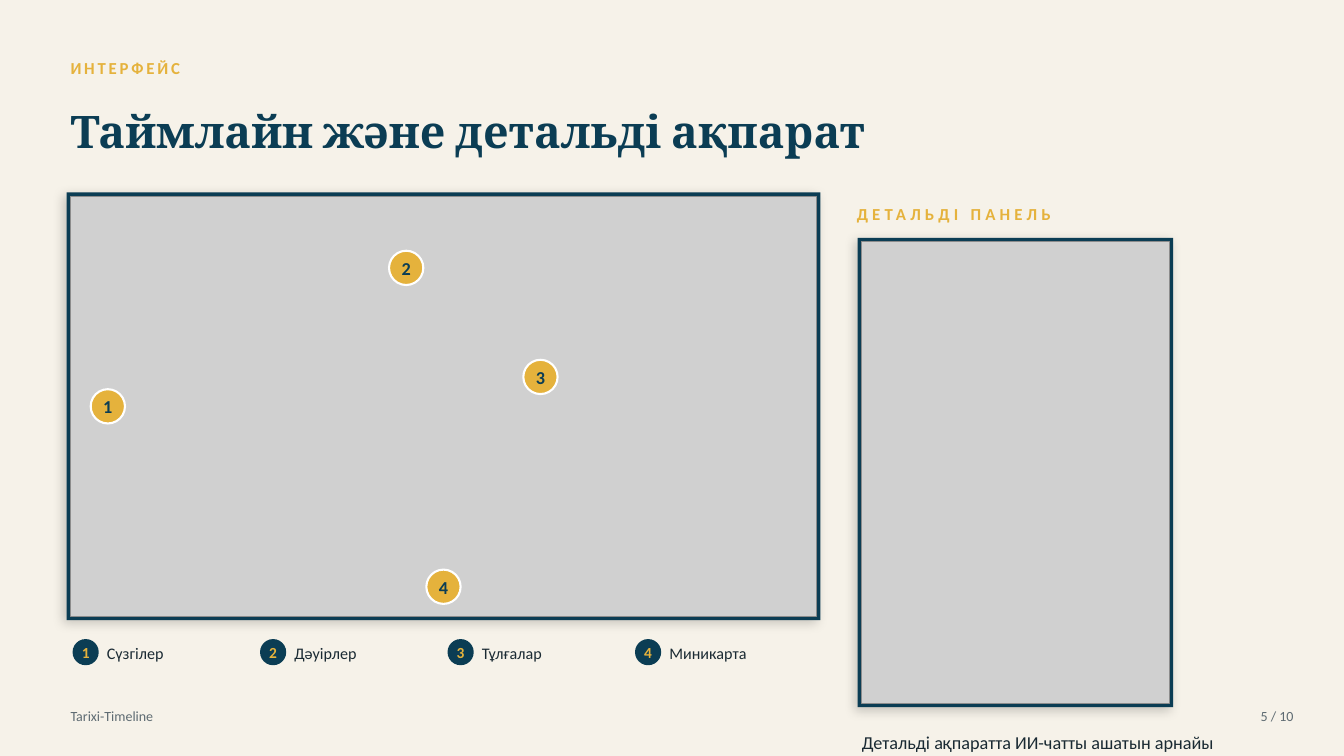
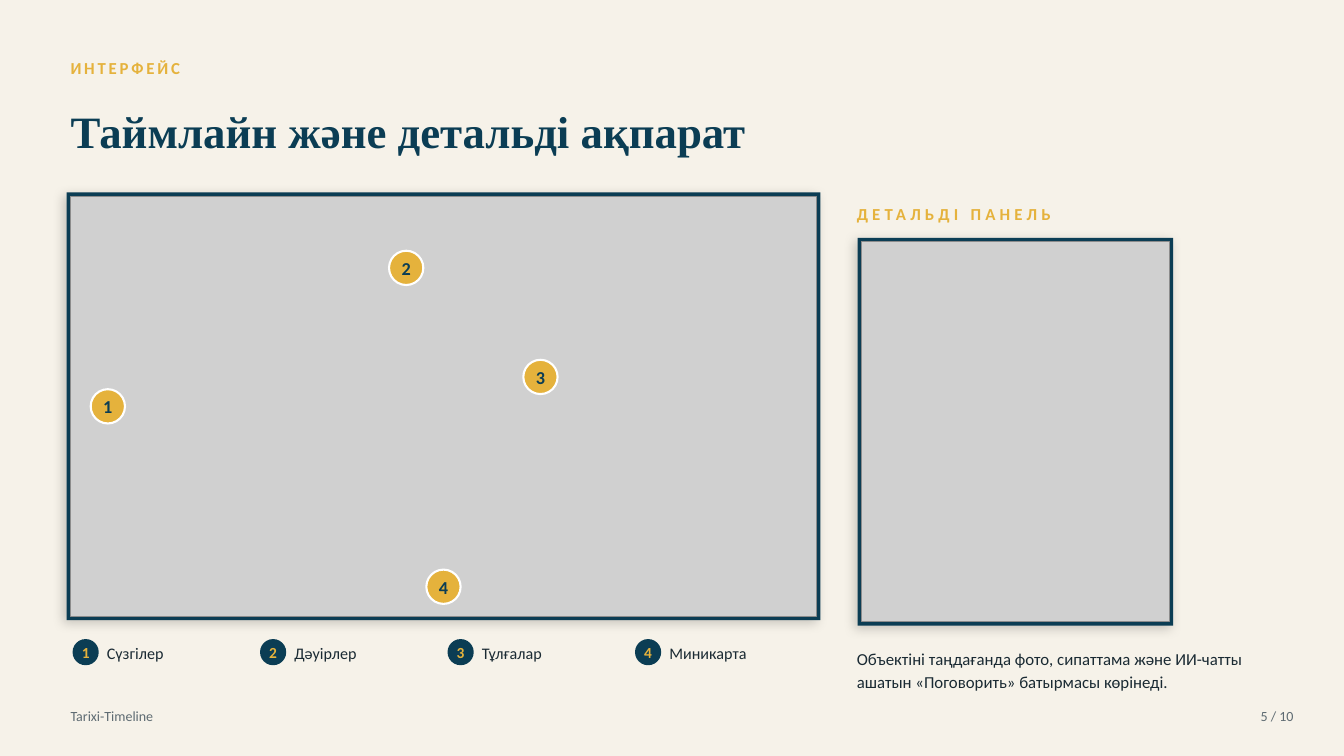
Before and after one commit to bekarazhan/tarixi-timeline, a slide deck: slide 5 of grant-presentation/Tarixi-Timeline_Tauelsizdik_urpaqtary.pptx. Drawn at 1344x756 pixels with LibreOffice and Linux fonts; fonts in the diff are those of the drawing; grey boxes stand for pictures. Boxes give left, top, right and bottom in pixels: in the first picture for what was removed or moved away, otherwise in the second. Text is boxed around its words. In the diff, an @@ line names an element or a change of style, - is before the commit and + after.

```diff
--- a/grant-presentation/Tarixi-Timeline_Tauelsizdik_urpaqtary.pptx
+++ b/grant-presentation/Tarixi-Timeline_Tauelsizdik_urpaqtary.pptx
@@ text "Таймлайн және детальді ақпарат" at <box>71,117,746,158</box>: font Cambria to Times New Roman @@
@@ rectangle: place and size @@
-rectangle at <box>858,238,1174,708</box>
+rectangle at <box>858,238,1174,626</box>
@@ picture: place and size @@
-picture at <box>862,242,1170,704</box>
+picture at <box>862,242,1170,622</box>
@@ text at <box>857,653,1242,691</box>: text changed; size 13 to 12 pt @@
-Детальді ақпаратта ИИ-чатты ашатын арнайы батырма орналасқан.
+Объектіні таңдағанда фото, сипаттама және ИИ-чатты ашатын «Поговорить» батырмасы көрінеді.
```
Also in this commit, not shown: 9 other slides changed, 7 other files.
